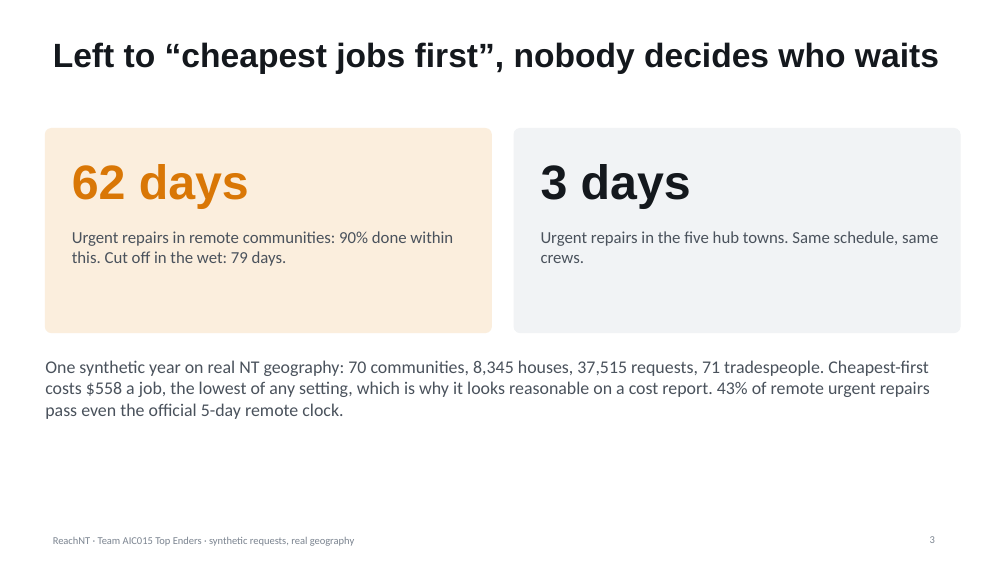
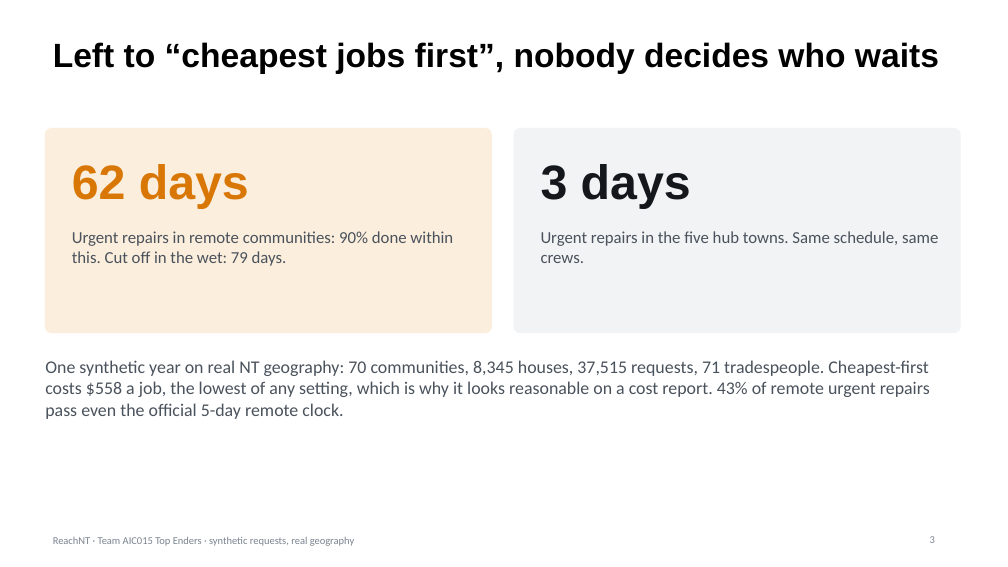
Before and after one commit to harshrastogii/reachnt, a slide deck: slide 3 of docs/deck/DataChallenge_Team AIC015_Slides.pptx. Drawn at 1008x567 pixels with LibreOffice and Linux fonts; fonts in the diff are those of the drawing. Boxes give left, top, right and bottom in pixels: in the first picture for what was removed or moved away, otherwise in the second. Text is boxed around its words. In the diff, an @@ line names an element or a change of style, - is before the commit and + after.

```diff
--- a/docs/deck/DataChallenge_Team AIC015_Slides.pptx
+++ b/docs/deck/DataChallenge_Team AIC015_Slides.pptx
@@ title "Left to “cheapest jobs first”, ..." at bbox=[53, 42, 939, 74]: text colour #14181D to #000000 @@
```
Also in this commit, not shown: 6 other slides changed, 18 other files.
